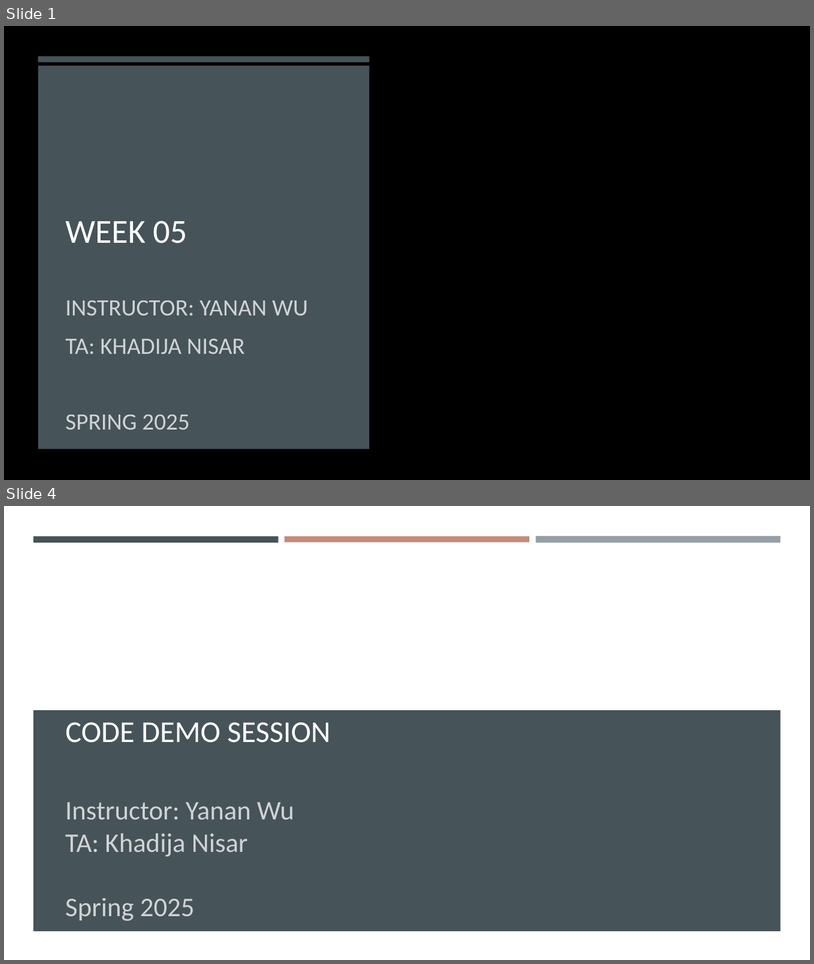
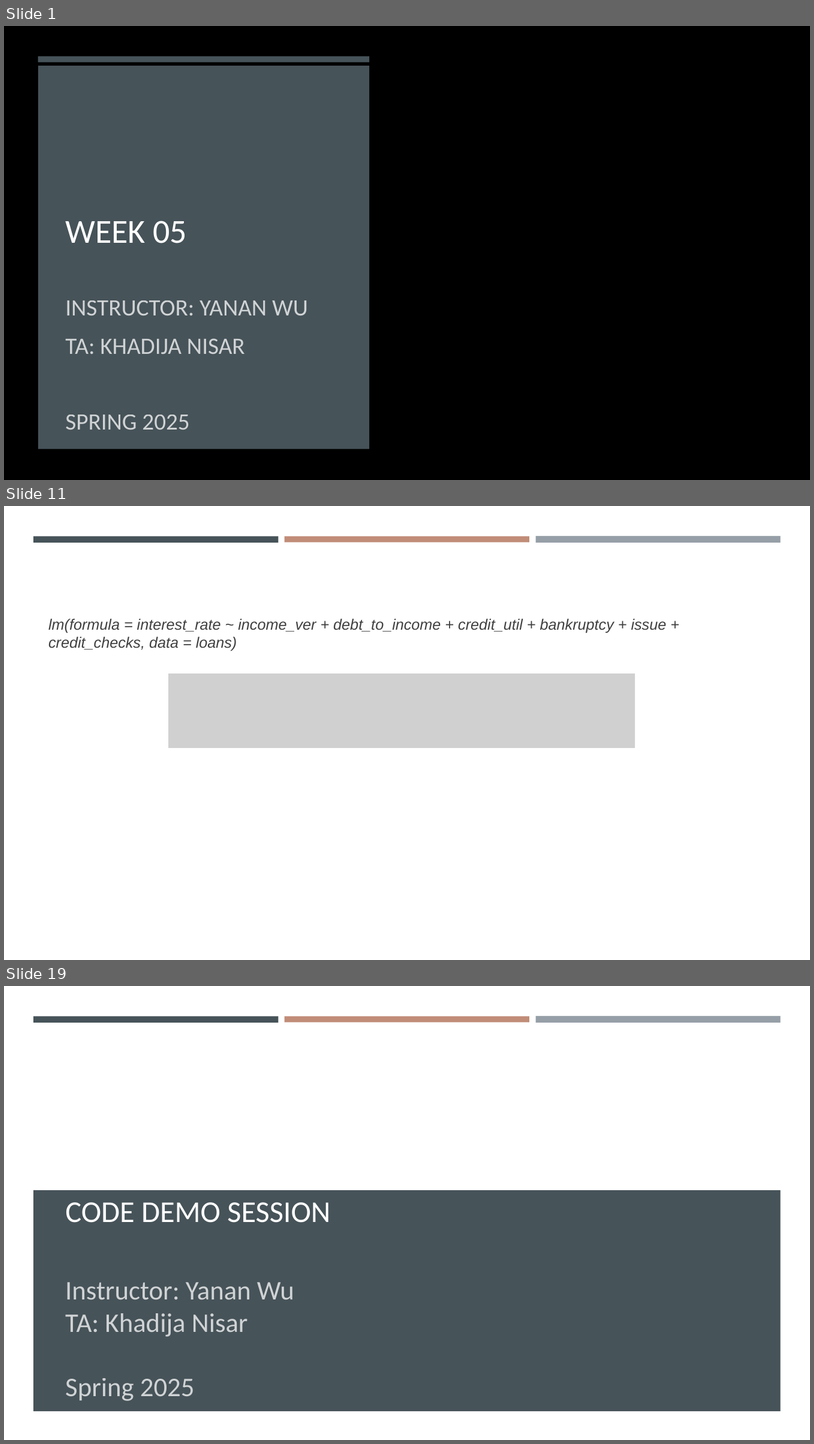
Before and after one commit to gisynw/geog-247, a slide deck: docs/Lectures/Week05/Week05_MultipleRegression.pptx. Shown one above the other, each under a label of ours: slides 1 and 4 before the commit, slides 1, 11 and 19 after it; the slides between them are not shown. The pictures are 814x964 and 814x1444 pixels, drawn with LibreOffice and Linux fonts; fonts in the diff are those of the drawing; grey boxes stand for pictures; background and template pictures are left out. Boxes give left, top, right and bottom in pixels: in the first picture for what was removed or moved away, otherwise in the second. Text is boxed around its words. In the diff, an @@ line names an element or a change of style, - is before the commit and + after.

```diff
--- a/docs/Lectures/Week05/Week05_MultipleRegression.pptx
+++ b/docs/Lectures/Week05/Week05_MultipleRegression.pptx
@@ slide 11 added at bbox=[4, 506, 810, 960], background #FFFFFF; not listed: 3 template elements that a slide beside it also shows @@
@@ rectangle added at bbox=[4, 512, 16, 530], fill #FFFFFF @@
@@ text added at bbox=[48, 618, 667, 651], 18 pt, text #404040, italic @@
+lm(formula = interest_rate ~ income_ver + debt_to_income + credit_util + bankruptcy + issue + credit_checks, data = loans)
@@ picture added at bbox=[168, 673, 636, 748] @@
@@ what was slide 4 is now slide 19 @@
```
Also in this commit, not shown: 1 slide changed, 15 other slides added, 2 slides removed, 11 other files.
